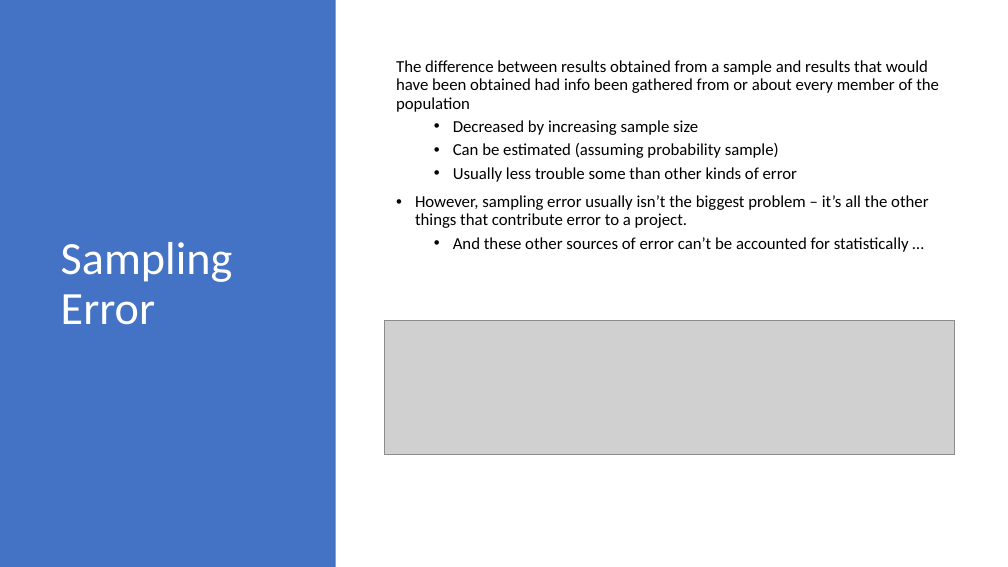
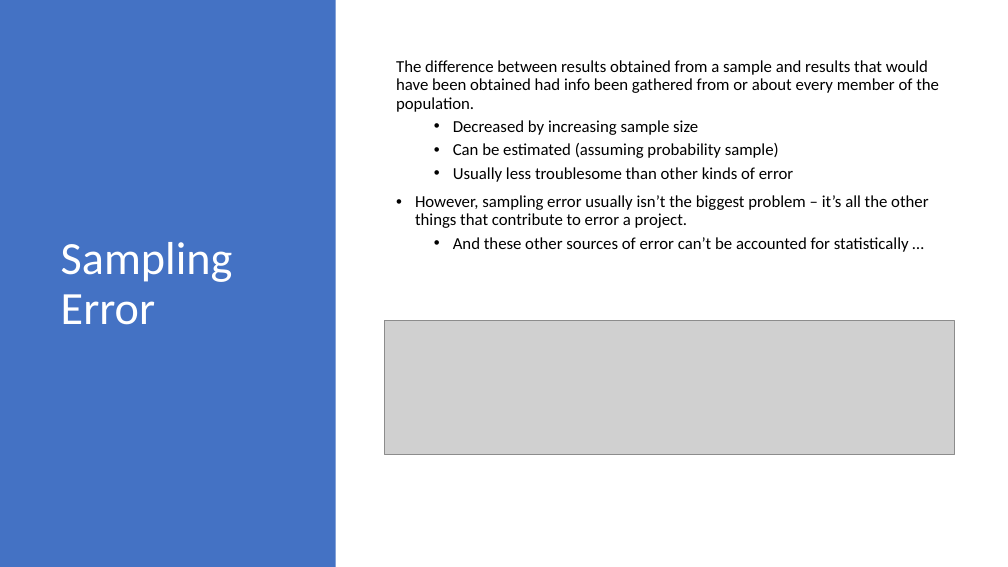
Before and after one commit to mikenguyen13/mar4050_S23_2, a slide deck: slide 14 of lectures/7/Developing the sampling plan.pptx. Drawn at 1008x567 pixels with LibreOffice and Linux fonts; fonts in the diff are those of the drawing; grey boxes stand for pictures. Boxes give left, top, right and bottom in pixels: in the first picture for what was removed or moved away, otherwise in the second. Text is boxed around its words. In the diff, an @@ line names an element or a change of style, - is before the commit and + after.

Commit message:
lecture 7

```diff
--- a/lectures/7/Developing the sampling plan.pptx
+++ b/lectures/7/Developing the sampling plan.pptx
@@ text at bbox=[396, 60, 939, 112]: text changed @@
-The difference between results obtained from a sample and results that would have been obtained had info been gathered from or about every member of the population
+The difference between results obtained from a sample and results that would have been obtained had info been gathered from or about every member of the population.
@@ text at bbox=[415, 167, 928, 228]: text changed @@
-  • Usually less trouble some than other kinds of error
-• However, sampling error usually isn’t the biggest problem – it’s all the other things that contribute error to a project.
+  • Usually less troublesome than other kinds of error
+• However, sampling error usually isn’t the biggest problem – it’s all the other things that contribute to error a project.
```
Also in this commit, not shown: 5 other slides changed.
